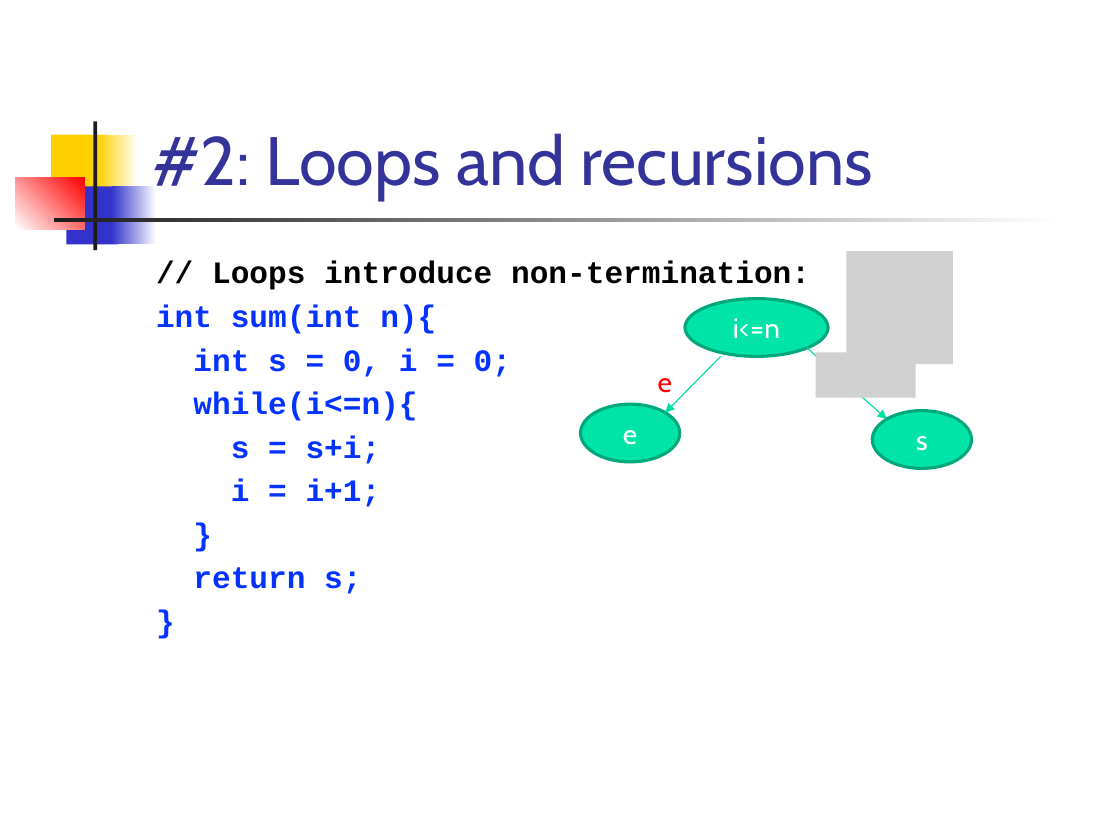
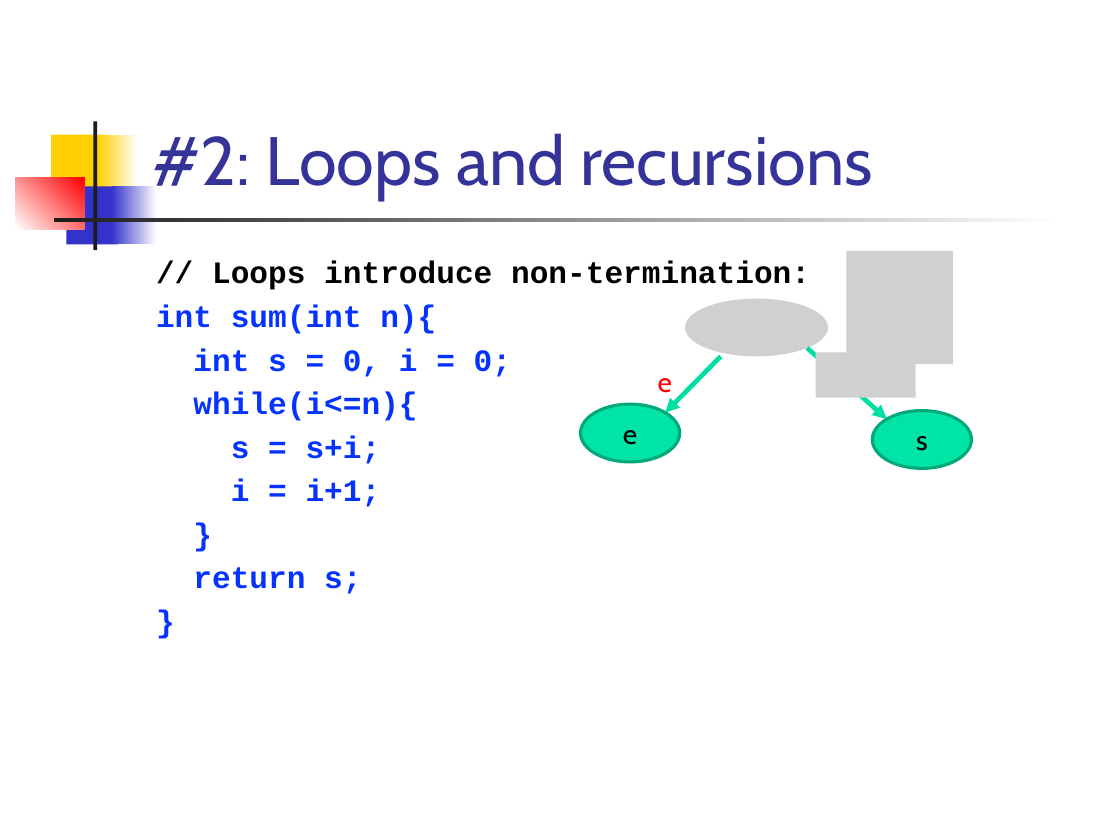
Before and after one commit to csslab-ustc/csslab-ustc.github.io, a slide deck: slide 23 of courses/theory/slides/lec17-concolic.pptx. Drawn at 1120x840 pixels with LibreOffice and Linux fonts; fonts in the diff are those of the drawing; grey boxes stand for pictures. Boxes give left, top, right and bottom in pixels: in the first picture for what was removed or moved away, otherwise in the second. Text is boxed around its words. In the diff, an @@ line names an element or a change of style, - is before the commit and + after.

```diff
--- a/courses/theory/slides/lec17-concolic.pptx
+++ b/courses/theory/slides/lec17-concolic.pptx
@@ ellipse removed at box(685, 299, 829, 357) @@
-i<=n
@@ picture added at box(685, 299, 829, 357) @@
@@ arrow (721, 356) - (665, 412): stroke #00DFA4 0.75 pt to #00DFA4 3 pt @@
@@ arrow (808, 348) - (887, 419): stroke #00DFA4 0.75 pt to #00DFA4 3 pt @@
@@ ellipse "e" at box(580, 404, 680, 463): text colour #FFFFFF to #000000 @@
@@ ellipse "s" at box(872, 411, 972, 469): text colour #FFFFFF to #000000 @@
```
Also in this commit, not shown: 16 other slides changed, 6 other files.
